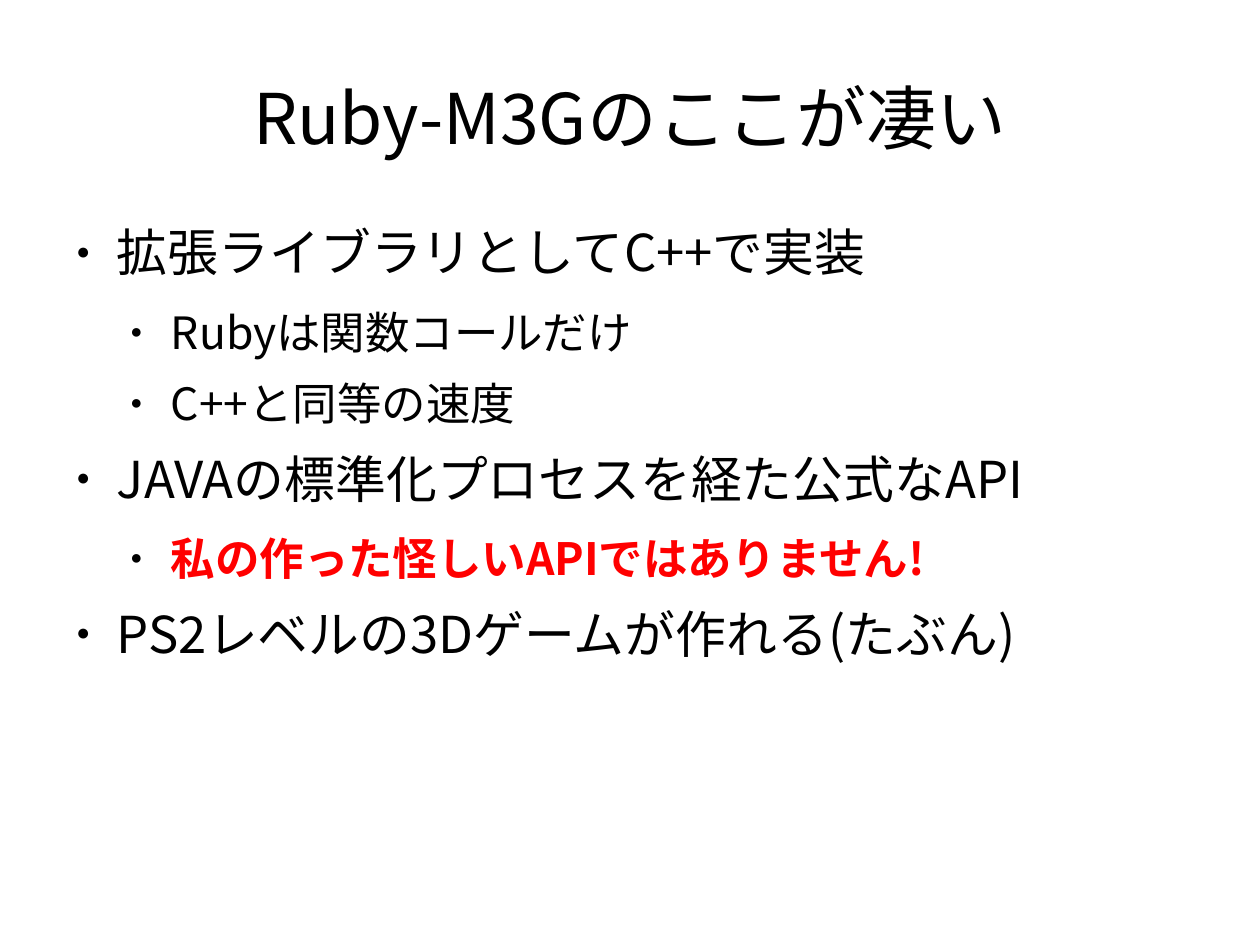
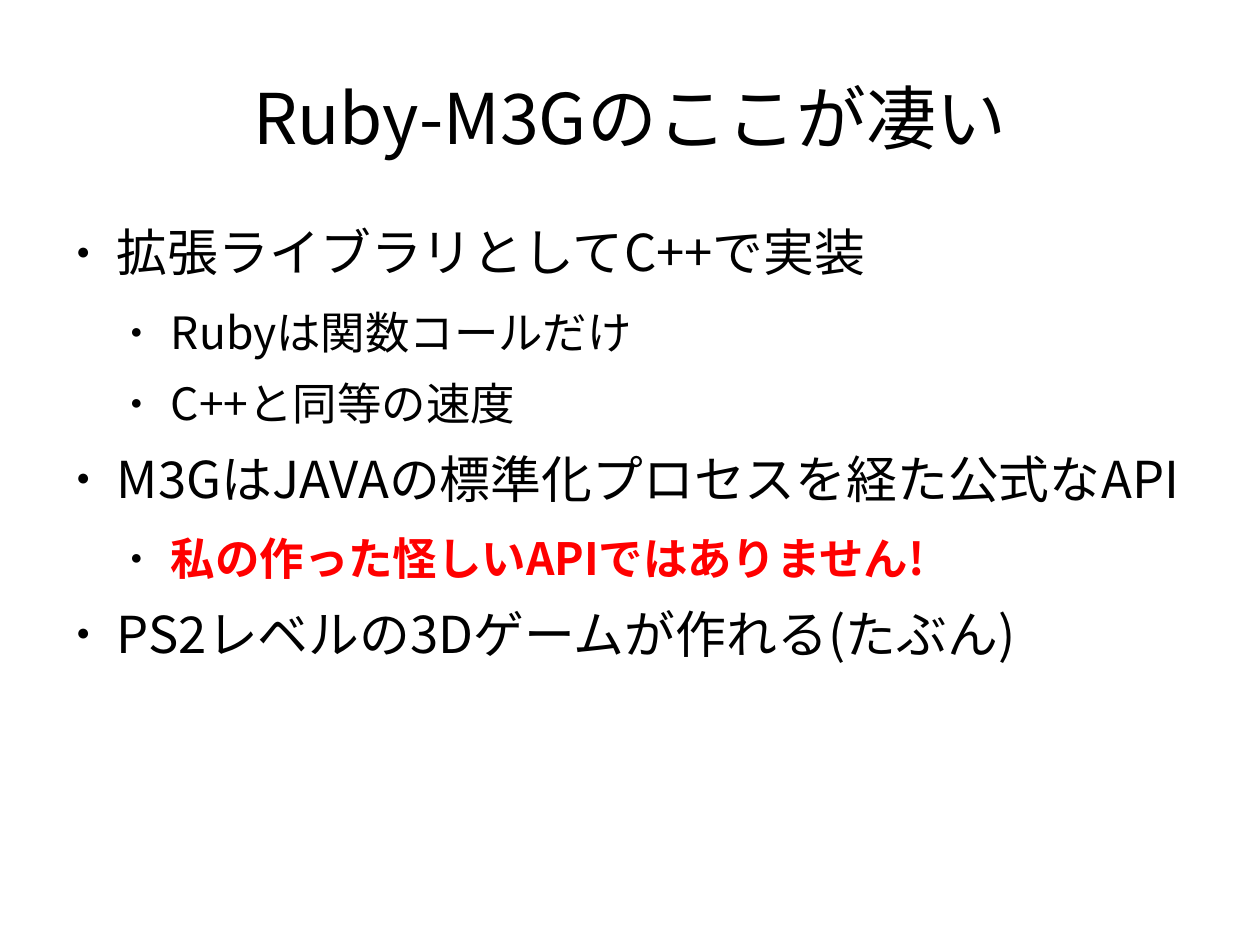
Before and after one commit to vadosnaprimer/desktop-m3g, a slide deck: slide 33 of doc/conference/Ruby会議2010.odp. Drawn at 1260x945 pixels with LibreOffice and Linux fonts; fonts in the diff are those of the drawing. Boxes give left, top, right and bottom in pixels: in the first picture for what was removed or moved away, otherwise in the second. Text is boxed around its words. In the diff, an @@ line names an element or a change of style, - is before the commit and + after.

```diff
--- a/doc/conference/Ruby会議2010.odp
+++ b/doc/conference/Ruby会議2010.odp
@@ text at [117, 455, 1179, 503]: text changed @@
-● JAVAの標準化プロセスを経た公式なAPI
+● M3GはJAVAの標準化プロセスを経た公式なAPI
```
Also in this commit, not shown: 2 other slides changed, 2 other files.
